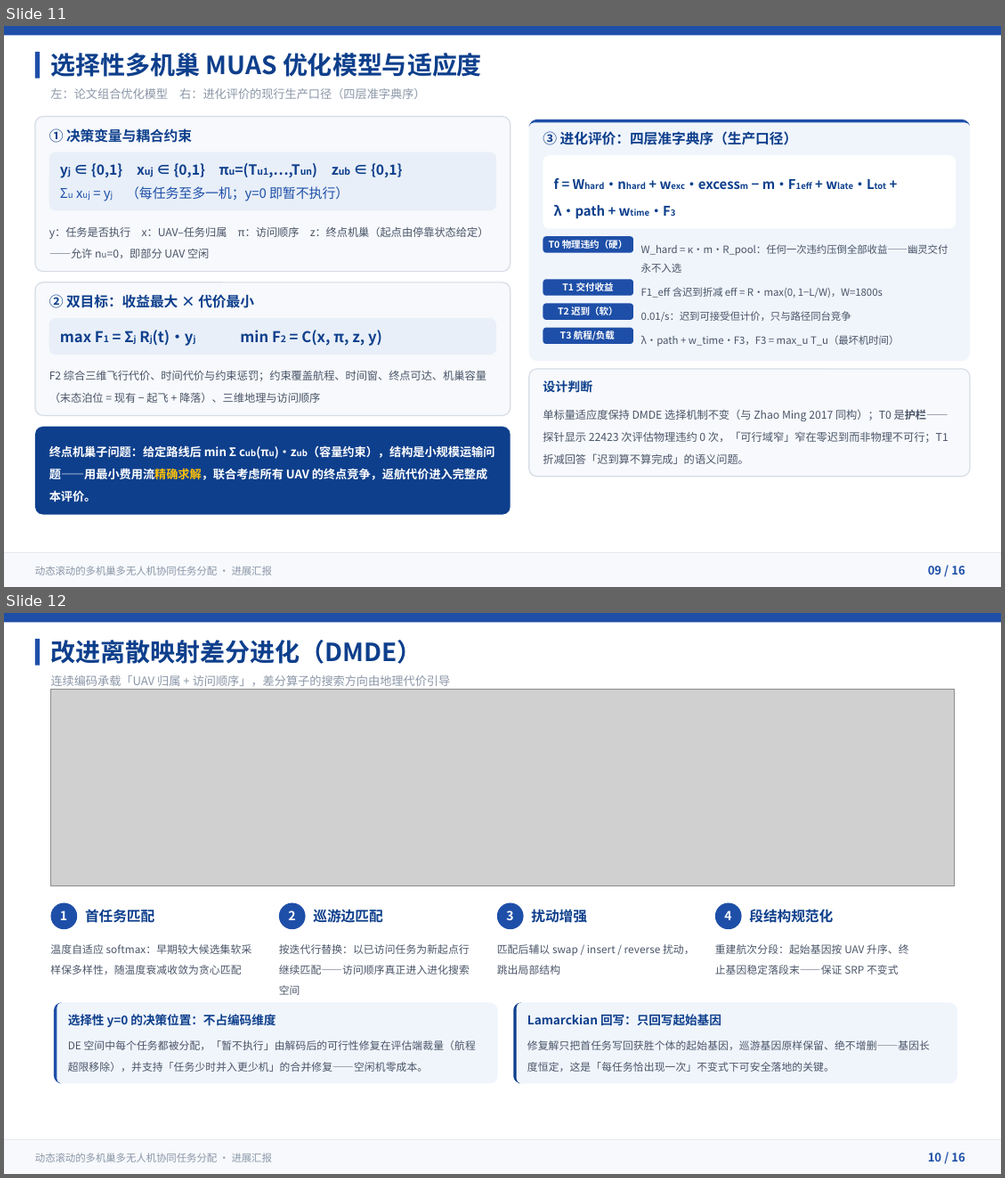
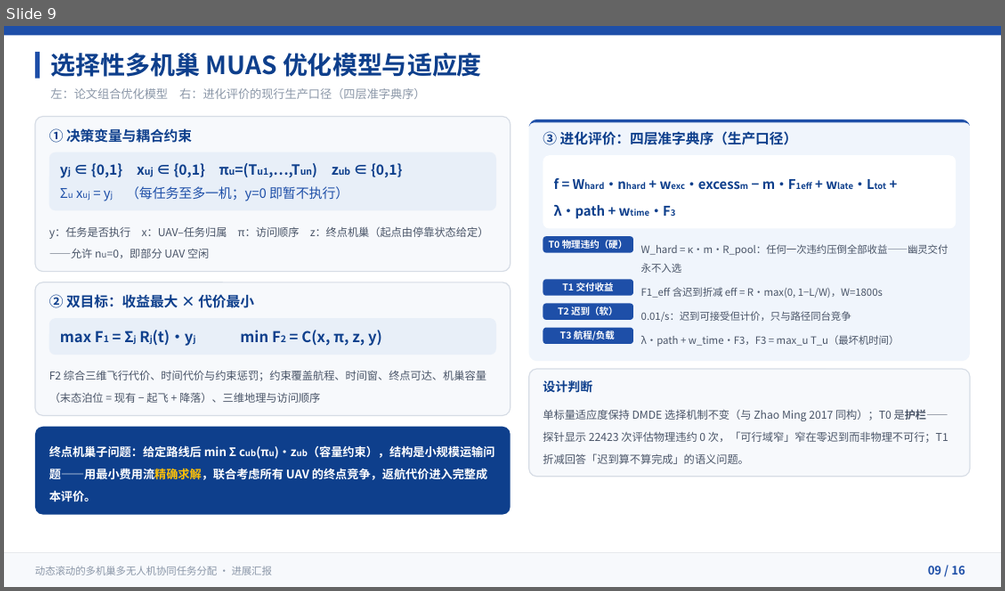
Before and after one commit to 909347194/ExperimentForGraduation, a slide deck: UAV协同任务分配方法-进展汇报/UAV协同任务分配方法-进展汇报.pptx. Shown one above the other, each under a label of ours: slides 11 and 12 before the commit, slide 9 after it. The pictures are 1005x1178 and 1005x591 pixels, drawn with LibreOffice and Linux fonts; fonts in the diff are those of the drawing; grey boxes stand for pictures. Boxes give left, top, right and bottom in pixels: in the first picture for what was removed or moved away, otherwise in the second. Text is boxed around its words. In the diff, an @@ line names an element or a change of style, - is before the commit and + after.

```diff
--- a/UAV协同任务分配方法-进展汇报/UAV协同任务分配方法-进展汇报.pptx
+++ b/UAV协同任务分配方法-进展汇报/UAV协同任务分配方法-进展汇报.pptx
@@ slide 12 removed at (4, 613, 1001, 1174), background #FFFFFF @@
@@ rectangle removed at (4, 613, 1001, 622) @@
@@ rectangle removed at (35, 639, 40, 665) @@
@@ text removed at (51, 640, 422, 664) @@
-改进离散映射差分进化（DMDE）
@@ picture removed at (50, 690, 954, 885) @@
@@ text removed at (51, 675, 451, 686) @@
-连续编码承载「UAV 归属 + 访问顺序」，差分算子的搜索方向由地理代价引导
@@ rounded rectangle removed at (50, 903, 77, 929) @@
@@ rounded rectangle removed at (279, 903, 306, 929) @@
@@ rounded rectangle removed at (497, 903, 523, 929) @@
@@ rounded rectangle removed at (715, 903, 741, 929) @@
@@ text removed at (60, 910, 67, 920) @@
-1
@@ text removed at (85, 908, 154, 923) @@
-首任务匹配
@@ text removed at (288, 910, 295, 920) @@
-2
@@ text removed at (313, 909, 382, 923) @@
-巡游边匹配
@@ text removed at (506, 910, 513, 920) @@
-3
@@ text removed at (531, 908, 587, 923) @@
-扰动增强
@@ text removed at (724, 910, 731, 920) @@
-4
@@ text removed at (749, 908, 833, 923) @@
-段结构规范化
@@ text removed at (50, 944, 252, 974) @@
-温度自适应 softmax：早期较大候选集软采样保多样性，随温度衰减收敛为贪心匹配
@@ text removed at (279, 944, 469, 995) @@
-按迭代行替换：以已访问任务为新起点行继续匹配——访问顺序真正进入进化搜索空间
@@ text removed at (497, 944, 695, 974) @@
-匹配后辅以 swap / insert / reverse 扰动，跳出局部结构
@@ text removed at (715, 944, 908, 974) @@
-重建航次分段：起始基因按 UAV 升序、终止基因稳定落段末——保证 SRP 不变式
@@ rounded rectangle removed at (54, 1003, 498, 1083) @@
@@ freeform shape removed at (54, 1003, 498, 1083) @@
@@ rounded rectangle removed at (513, 1003, 957, 1083) @@
@@ freeform shape removed at (513, 1003, 957, 1083) @@
@@ text removed at (68, 1013, 275, 1027) @@
-选择性 y=0 的决策位置：不占编码维度
@@ text removed at (527, 1013, 721, 1026) @@
-Lamarckian 回写：只回写起始基因
@@ text removed at (68, 1040, 476, 1071) @@
-DE 空间中每个任务都被分配，「暂不执行」由解码后的可行性修复在评估端裁量（航程超限移除），并支持「任务少时并入更少机」的合并修复——空闲机零成本。
@@ text removed at (527, 1040, 930, 1071) @@
-修复解只把首任务写回获胜个体的起始基因，巡游基因原样保留、绝不增删——基因长度恒定，这是「每任务恰出现一次」不变式下可安全落地的关键。
@@ rectangle removed at (4, 1140, 1001, 1174) @@
@@ freeform shape removed at (4, 1140, 1001, 1174) @@
@@ text removed at (35, 1152, 272, 1162) @@
-动态滚动的多机巢多无人机协同任务分配 · 进展汇报
@@ text removed at (928, 1152, 965, 1161) @@
-10 / 16
@@ what was slide 11 is now slide 9 @@
```
Also in this commit, not shown: 2 slides changed, 2 other slides removed, 4 other files.
